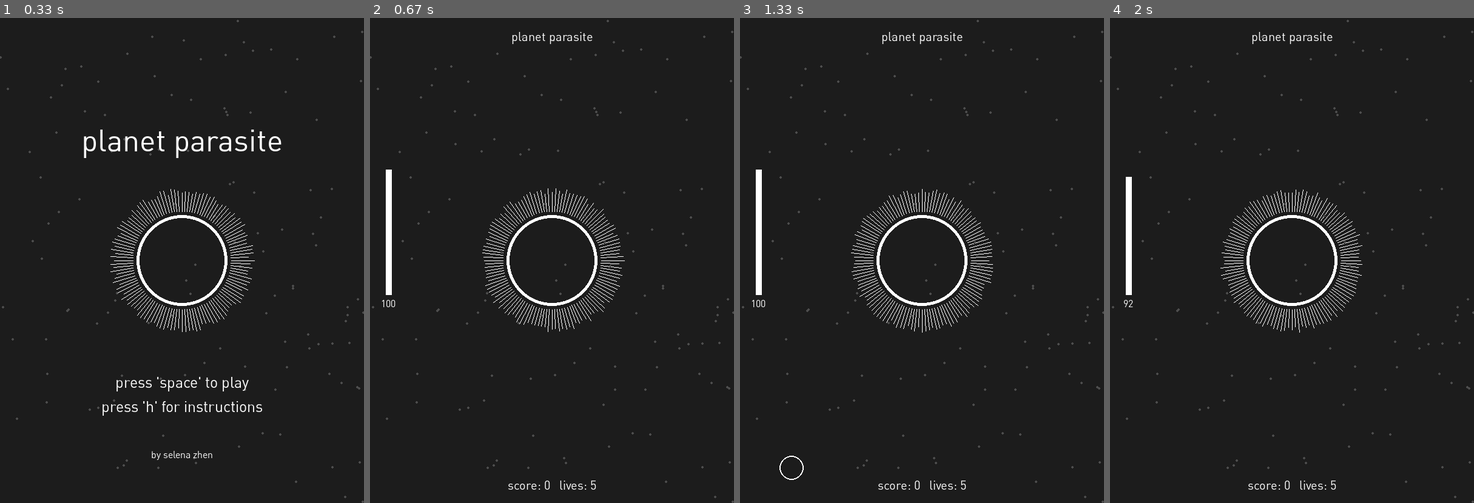
Above: before the commit, frames 1-4 (left to right).
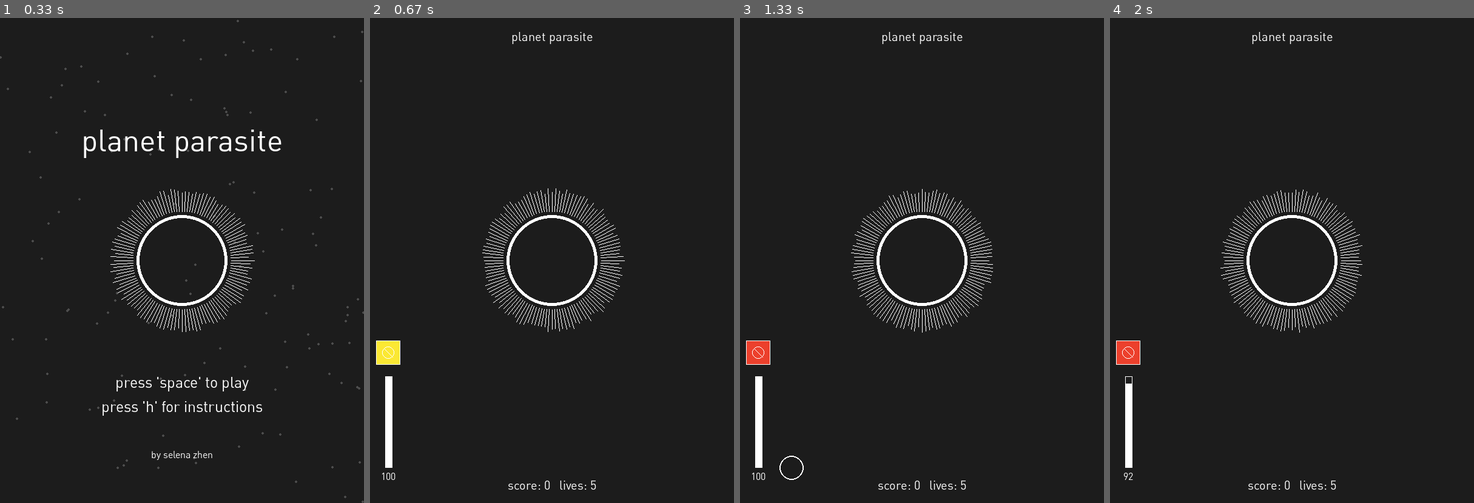
Above: after the commit, the same moments.

Repository: selenazhen/planetParasite
Game: pygame game, started from Game.py
Same seed, same stepped clock (60 frames per second), same inputs: the game is played once before the commit and once after it.
Inputs:
- Up to frame 1 (0.33 s): no input
- Up to frame 2 (0.67 s): tap Space at 0.33 s
- Up to frame 3 (1.33 s): hold 2 0.67-1.13 s; hold Right 0.67-1.13 s; tap Space at 0.73, 1.03, 1.23 s; hold Right from 1.17 s (still down); tap 1 at 1.32 s
- Up to frame 4 (2 s): tap Space at 1.53, 1.73 s; release Right at 1.63 s; hold Up 1.67-1.97 s

Frame 1 is identical in both runs. In frame 2, 1.5% of the frame differs, in the area x 0-100%, y 0-100%; in frame 3, 1.5%; in frame 4, 1.4%.

Commit message:
eat me stop drawing

Diff:
--- a/Game.py
+++ b/Game.py
@@ -282,18 +282,57 @@
             self.tentaclesMax = 1000
             self.gamePlay = False
 
-        # eat me stop growth of developing planets
+
+
+        self.capturedGroup.update()
+        for captured in self.capturedGroup:
+            angle = math.atan(captured.coordsY/captured.coordsX)
+            if captured.speed > 0:
+                length = (captured.coordsY-h//2)/math.sin(angle)
+                if (length >= self.parasiteSize-(1.5*planetSize)):
+                    captured.speed *= -1
+            elif captured.speed < 0:
+                length = (h//2-captured.coordsY)/math.sin(angle)
+                if (length >= self.parasiteSize-(1.5*planetSize)):
+                    captured.speed *= -1
+
+        self.parasite.update(self.tentaclesMax-7) #reduce radius by a few pixels to get make appearance better
+
+        self.inhabitedGroup.draw(screen) #keep this at bottom of draw statements
+
+
+
+        #DRAW STATEMENTS
+        # self.capturedGroup.draw(screen) #THIS IS MAKING IT SLOW :((((
+        self.planetGroup.draw(screen)
+        self.formedInhabitedGroup.draw(screen)
+        self.parasite.draw(screen)
+
+        for div in range(self.divisions):
+            divAngle = div*((math.pi*2)/self.divisions)
+            self.length = random.randrange(self.tentaclesMin,self.tentaclesMax)
+            outerDivX = w//2 + ((self.parasiteSize+self.length) * math.cos(divAngle))
+            outerDivY = h//2 + ((self.parasiteSize+self.length) * math.sin(divAngle))
+            innerDivX = w//2 + ((self.parasiteSize+6) * math.cos(divAngle))
+            innerDivY = h//2 + ((self.parasiteSize+6) * math.sin(divAngle))
+            pygame.draw.line(self.screen,self.tentacleColor,(innerDivX,innerDivY), (outerDivX, outerDivY), 1)
+
+
+        # eatMeStop discontinue growth of developing planets
+        eSX = self.width//20
+        eSY = (self.height//28)*19
         if self.eatMeStop == "collected":
-            print ('eat me is collected')
-            for inhabited in self.inhabitedGroup:
-                self.eatMeStop = "enabled"
+            # for inhabited in self.inhabitedGroup:
+            #     self.eatMeStop = "enabled"
+            pygame.draw.rect(self.screen,YELLOW,(eSX-20,eSY,40,40))
         if self.eatMeStop == "enabled":
+            self.eatMeStopCount += 1
             print ('eat me is enabled')
-            self.eatMeStopCount += 1
             if self.eatMeStopCount >= 100: #timer ends for eatme powerup
                 self.eatMeStop = "empty"
                 self.eatMeStopCount = 0
-        if self.eatMeStop == "empty":
+            pygame.draw.rect(self.screen,RED,(eSX-20,eSY,40,40))
+        if (self.eatMeStop == "empty") or (self.eatMeStop == "collected"):
             print ('eat me is empty')
             if self.frameCount % 5 == 0: #inhabited planets get larger and larger as time goes on
                 for inhabited in self.inhabitedGroup:
@@ -305,22 +344,10 @@
                         self.inhabitedGroup.remove(inhabited)
                     else:
                         inhabited.update()
-
-        self.capturedGroup.update()
-        for captured in self.capturedGroup:
-            angle = math.atan(captured.coordsY/captured.coordsX)
-            if captured.speed > 0:
-                length = (captured.coordsY-h//2)/math.sin(angle)
-                if (length >= self.parasiteSize-(1.5*planetSize)):
-                    captured.speed *= -1
-            elif captured.speed < 0:
-                length = (h//2-captured.coordsY)/math.sin(angle)
-                if (length >= self.parasiteSize-(1.5*planetSize)):
-                    captured.speed *= -1
-
-        self.parasite.update(self.tentaclesMax-7) #reduce radius by a few pixels to get make appearance better
-
-        self.inhabitedGroup.draw(screen) #keep this at bottom of draw statements
+        pygame.draw.rect(self.screen,WHITE,(eSX-20,eSY,40,40),1)
+        pygame.draw.circle(self.screen,WHITE,(eSX,eSY+20),10,1)
+        pygame.draw.line(self.screen,WHITE,(eSX-7,eSY-7+20),(eSX+7,eSY+7+20),1)
+        # pygame.draw.line(self.screen,WHITE,(eSX-3,eSY+15),(e X+3,eSY+25),1)
 
         #attack stuff here
         if self.attack:
@@ -334,34 +361,20 @@
                 self.attackMeter += 1
                 self.attackMeter = min(self.attackMeter,100) #keep attackmeter at max of 100
         aX = self.width//20
-        aY0 = (self.height//7)*4
-        aY1 = self.height//2 - (1.5*self.attackMeter)
+        aY0 = (self.height//14)*13
+        aY1 = aY0 - (1.5*self.attackMeter)
+        pygame.draw.rect(self.screen,WHITE,(aX-5,aY0-150,12,150),1) # border for bar
         if self.attackMeter > 0:
             pygame.draw.line(self.screen,self.tentacleColor,(aX,aY0),
-                        (aX, aY1), 10)
+                        (aX, aY1), 12)
         elif self.attackMeter <= 0:
             pygame.draw.line(self.screen,self.tentacleColor,(aX,aY0),
-                        (aX, aY0), 10)
+                        (aX, aY0), 12)
         attackFont = pygame.font.Font("DINPro.otf", 16)
         attackText = attackFont.render('%d' % (max(self.attackMeter,0)), True, WHITE)
         attackRect = attackText.get_rect()
         attackRect.centerx = aX
         attackRect.centery = aY0 + 15
-
-        #DRAW STATEMENTS
-        # self.capturedGroup.draw(screen) #THIS IS MAKING IT SLOW :((((
-        self.planetGroup.draw(screen)
-        self.formedInhabitedGroup.draw(screen)
-        self.parasite.draw(screen)
-
-        for div in range(self.divisions):
-            divAngle = div*((math.pi*2)/self.divisions)
-            self.length = random.randrange(self.tentaclesMin,self.tentaclesMax)
-            outerDivX = w//2 + ((self.parasiteSize+self.length) * math.cos(divAngle))
-            outerDivY = h//2 + ((self.parasiteSize+self.length) * math.sin(divAngle))
-            innerDivX = w//2 + ((self.parasiteSize+6) * math.cos(divAngle))
-            innerDivY = h//2 + ((self.parasiteSize+6) * math.sin(divAngle))
-            pygame.draw.line(self.screen,self.tentacleColor,(innerDivX,innerDivY), (outerDivX, outerDivY), 1)
 
         # pygame.draw.rect(screen, CHARCOAL,(0, 0, w, m)) #border top rect
         # pygame.draw.rect(screen, CHARCOAL,(0, 0, m, h)) #border bottom rect
@@ -369,8 +382,9 @@
         # pygame.draw.rect(screen, CHARCOAL,(0, h-m, w, m)) #border top rect
         #
         # pygame.draw.rect(screen, WHITE,(m,m, w-(2*m),h-(2*m)), 2) #border
-        for star in self.starList:
-            pygame.draw.circle(self.screen, DARKGREY,(star[0],star[1]),2)
+
+        # for star in self.starList:
+        #     pygame.draw.circle(self.screen, DARKGREY,(star[0],star[1]),2)
 
         screen.blit(textScore, textScorerect)
         screen.blit(textTitle, textTitlerect)
--- a/gVariables.py
+++ b/gVariables.py
@@ -7,10 +7,11 @@
 BLACK = (0,0,0)
 DARKGREY = (77,77,77)
 # RED = (255,0,0)
-RED = (255,104,104)
+RED = (236,64,44)
 PINK = (249,167,167)
 ORANGE = (247,126,74)
-YELLOW = (255,250,148)
+# YELLOW = (255,250,148)
+YELLOW = (251,232,51)
 
 
 ### wrap line functions
--- a/pygamegame.py
+++ b/pygamegame.py
@@ -68,7 +68,7 @@
         self.attack = False
         self.attackMeter = 100
         self.tentacleColor = WHITE
-        self.eatMeStop = "empty"
+        self.eatMeStop = "collected"
         self.eatMeStopCount = 0
         self.parasiteSize = parasiteSize
         pygame.init()
@@ -139,7 +139,7 @@
                 if (event.type == pygame.KEYUP) and (event.key == K_1):
                     self.attack = False
                 if (event.type == pygame.KEYDOWN) and (event.key == K_2):
-                    self.eatMeStop = "collected"
+                    self.eatMeStop = "enabled"
                 if (event.type == pygame.KEYDOWN) and (event.key == K_ESCAPE):
                     self.playing = False
 
